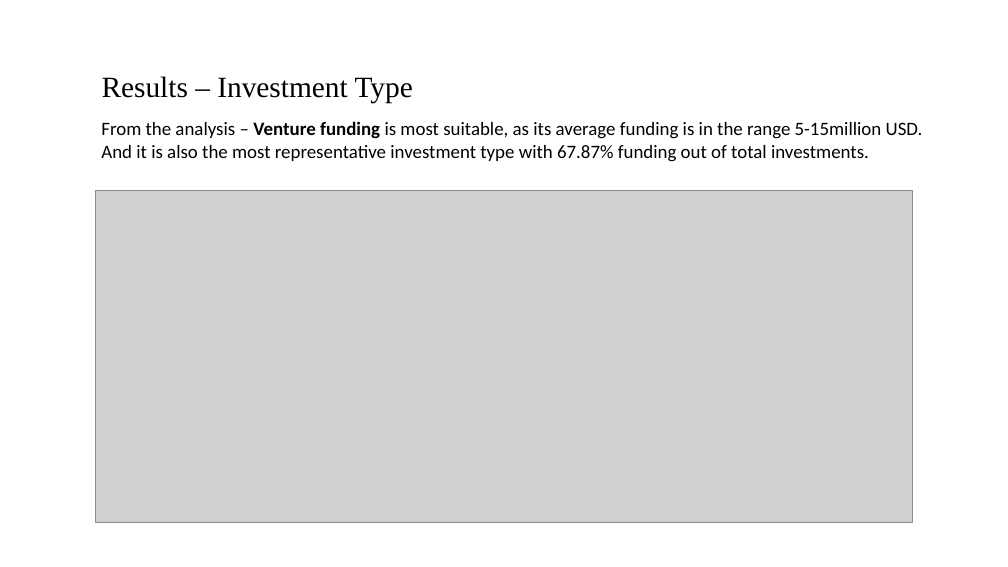
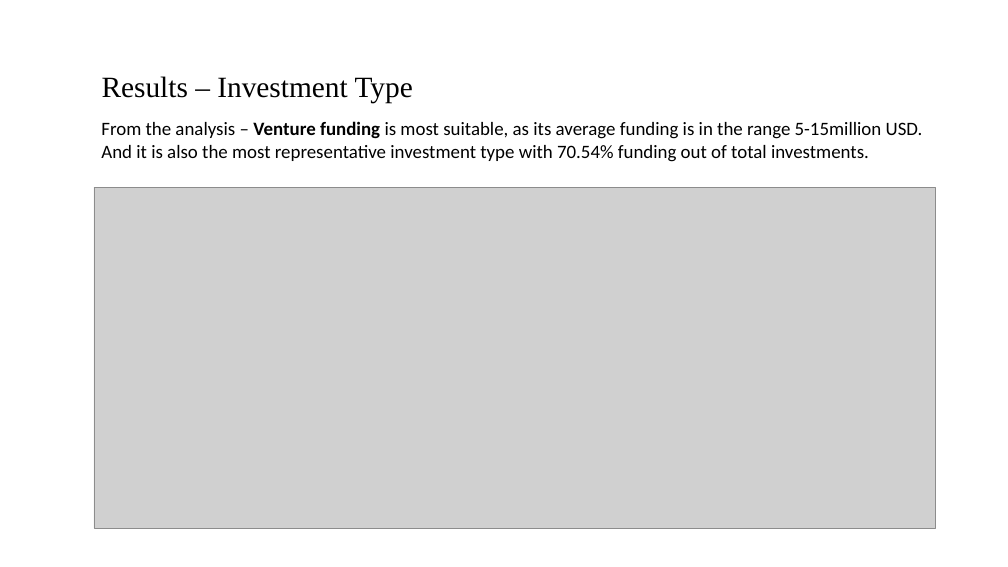
Before and after one commit to Shakeebbk/spark_funds_data_analysis, a slide deck: slide 7 of INVEST.pptx. Drawn at 1008x567 pixels with LibreOffice and Linux fonts; fonts in the diff are those of the drawing; grey boxes stand for pictures; background and template pictures are left out. Boxes give left, top, right and bottom in pixels: in the first picture for what was removed or moved away, otherwise in the second. Text is boxed around its words. In the diff, an @@ line names an element or a change of style, - is before the commit and + after.

```diff
--- a/INVEST.pptx
+++ b/INVEST.pptx
@@ text at box(101, 145, 869, 162): text changed @@
-And it is also the most representative investment type with 67.87% funding out of total investments.
+And it is also the most representative investment type with 70.54% funding out of total investments.
@@ picture: place and size @@
-picture at box(95, 191, 913, 522)
+picture at box(94, 187, 935, 528)
```
Also in this commit, not shown: 3 other slides changed, 4 other files.
